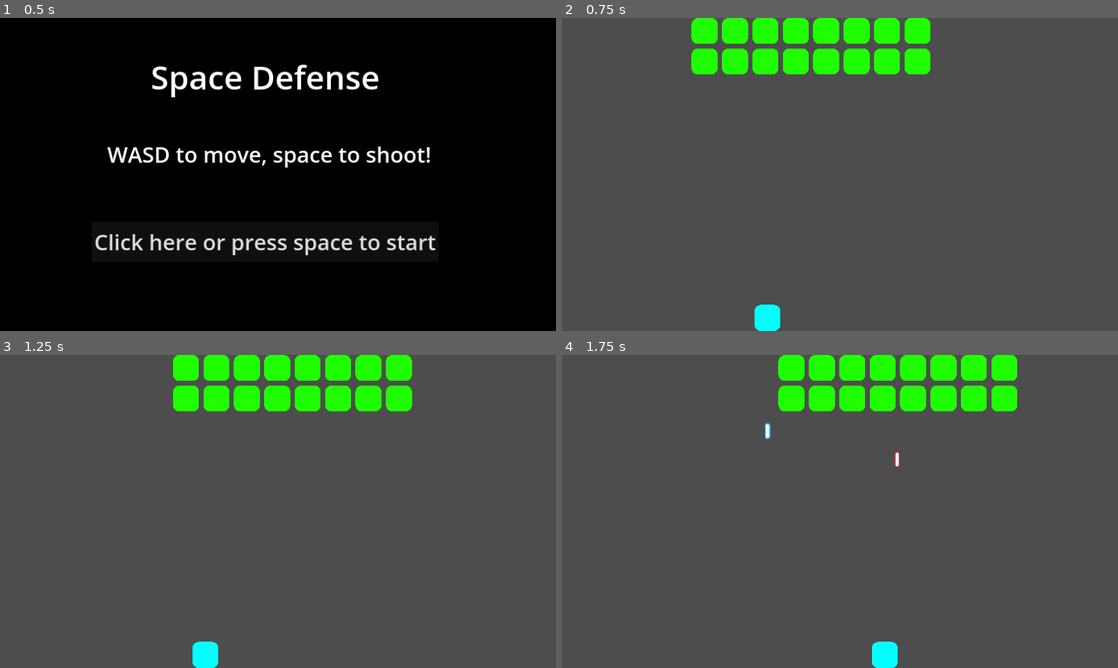
Above: before the commit, frames 1-4 (two rows, left to right).
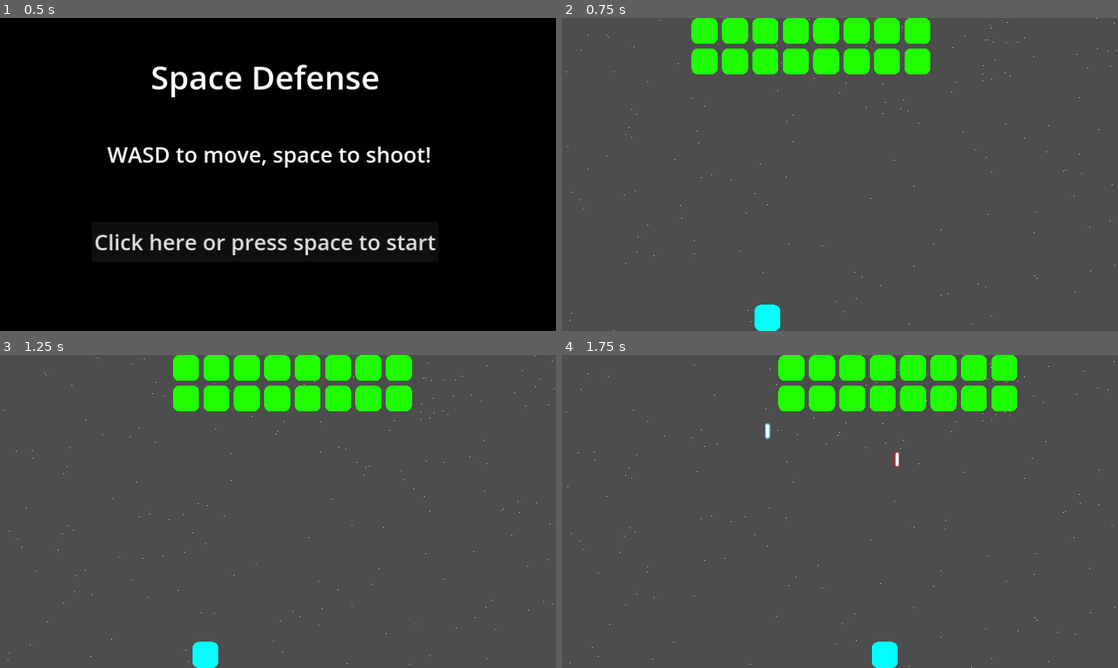
Above: after the commit, the same moments.

Repository: michael-j-coyne/space-defense
Game: Godot game, scene res://scenes/main.tscn
Two runs of this game, one before a commit and one after it. Both use one fixed random seed, a clock stepped at 60 frames per second and the inputs below.
Inputs (mouse positions are in pixels of both pictures, inside the frame that each line leads up to):
- Up to frame 1 (0.5 s): no input
- Up to frame 2 (0.75 s): click "Click here or press space to …" at 0.5 s
- Up to frame 3 (1.25 s): no input
- Up to frame 4 (1.75 s): tap Enter (ui_accept) at 1.25, 1.52 s; move the mouse to (962, 495) at 1.27 s; hold Right (ui_right) from 1.28 s (still down); hold Shift from 1.28 s (still down); click (962, 495) at 1.42 s

Frame 1 is identical in both runs. In frame 2, less than 0.1% of the frame differs, in the area x 0-100%, y 0-100%; in frame 3, less than 0.1%, in the area x 0-100%, y 0-99%; in frame 4, less than 0.1%.

Commit message:
Add StarField to main

Diff:
--- a/scenes/main.tscn
+++ b/scenes/main.tscn
@@ -1,6 +1,9 @@
-[gd_scene load_steps=2 format=3 uid="uid://bopjw0h0tv6s5"]
+[gd_scene load_steps=3 format=3 uid="uid://bopjw0h0tv6s5"]
 
 [ext_resource type="Script" path="res://scenes/main.gd" id="1_mxsvc"]
+[ext_resource type="PackedScene" uid="uid://2emm2nyc0oya" path="res://screens/star_field.tscn" id="2_1dt62"]
 
 [node name="Main" type="Node2D"]
 script = ExtResource("1_mxsvc")
+
+[node name="StarField" parent="." instance=ExtResource("2_1dt62")]
